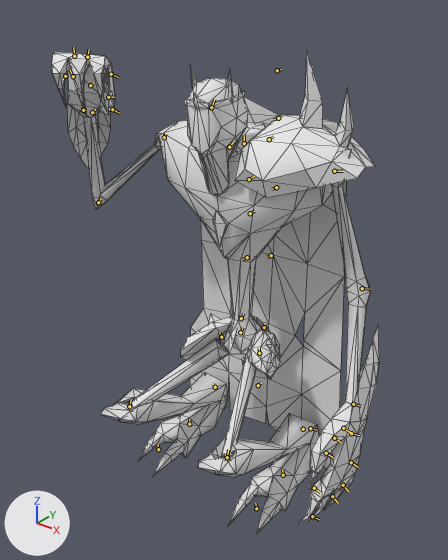
The Blender file assets-src/rooms/tavern/creature-clips/lich.blend, before and after one commit.
Camera for both pictures: a 50 mm camera at (0.878, -1.113, 1.263) aimed at (0.052, -0.081, 0.623). Arrows for +X, +Y and +Z are at lower left; the lights stay in place. The older version comes first. Both versions are drawn at frame 0 of the action 'SitArmWrestle'; the numbers are the values there. The bones that change, and the others that lie on the model, are drawn over the model as lines. Mesh edges are drawn as thin lines.

Names of what the first picture shows: 'lichSourceMesh'.
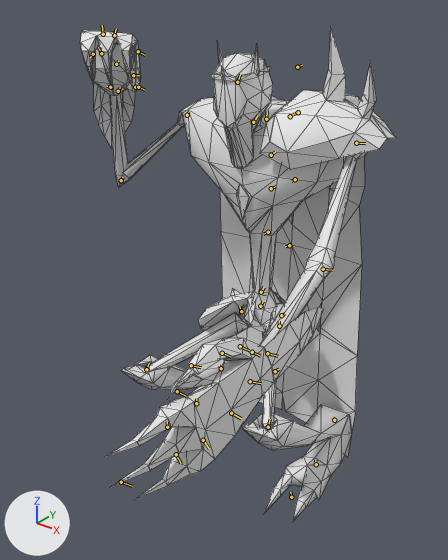
What differs and where, as boxes (x1, y1, x2, y2) in the pictures (448 x 560 px):
'lichSourceMesh', posed: before (52, 51, 379, 534); after (81, 28, 396, 522)
bone 'root', root to tip: before (240, 332) to (243, 327); after (260, 306) to (263, 301)
bone 'hipLeft', root to tip: before (259, 353) to (259, 348); after (279, 326) to (279, 321)
bone 'kneeLeft', root to tip: before (227, 457) to (228, 449); after (268, 427) to (270, 419)
bone 'ankleLeft', root to tip: before (303, 429) to (301, 426); after (334, 420) to (332, 417)
bone 'shoulderLeft', root to tip: before (334, 171) to (343, 171); after (356, 143) to (365, 143)
bone 'cape1', root to tip: before (277, 70) to (281, 69); after (297, 67) to (302, 65)
bone 'hipRight', root to tip: before (221, 337) to (219, 332); after (241, 311) to (239, 306)
bone 'kneeRight', root to tip: before (129, 406) to (131, 399); after (146, 369) to (149, 363)
bone 'ankleRight', root to tip: before (215, 387) to (213, 384); after (221, 368) to (219, 365)

What the commit changed:
Bone 'root' (bone_root) moves from (0.168, -0.342, -0.057) to (0.149, -0.303, -0.149).
Bone 'hipLeft' (bone_hipleft) turns from (-14, 17, 48) to (-18, 24, 45) degrees about its own x, y and z.
Bone 'kneeLeft' (bone_kneeleft) turns from (7, -17, 92) to (14, -24, 82) degrees about its own x, y and z.
Bone 'ankleLeft' (bone_ankleleft) turns from (5, -2, 42) to (4, -2, 35) degrees about its own x, y and z.
Bone 'shoulderLeft' (bone_shoulderleft) turns from (0, 0, 0) to (-15, -59, 5) degrees about its own x, y and z.
Bone 'cape1' (bone_cape1) moves from (-0.265, 0.032, 0.0) to (-0.222, 0.026, 0.0).
Bone 'hipRight' (bone_hipright) turns from (12, -15, 47) to (16, -23, 44) degrees about its own x, y and z.
Bone 'kneeRight' (bone_kneeright) turns from (-6, 15, 91) to (-12, 22, 82) degrees about its own x, y and z.
Bone 'ankleRight' (bone_ankleright) turns from (-6, 2, 42) to (-5, 3, 35) degrees about its own x, y and z.
